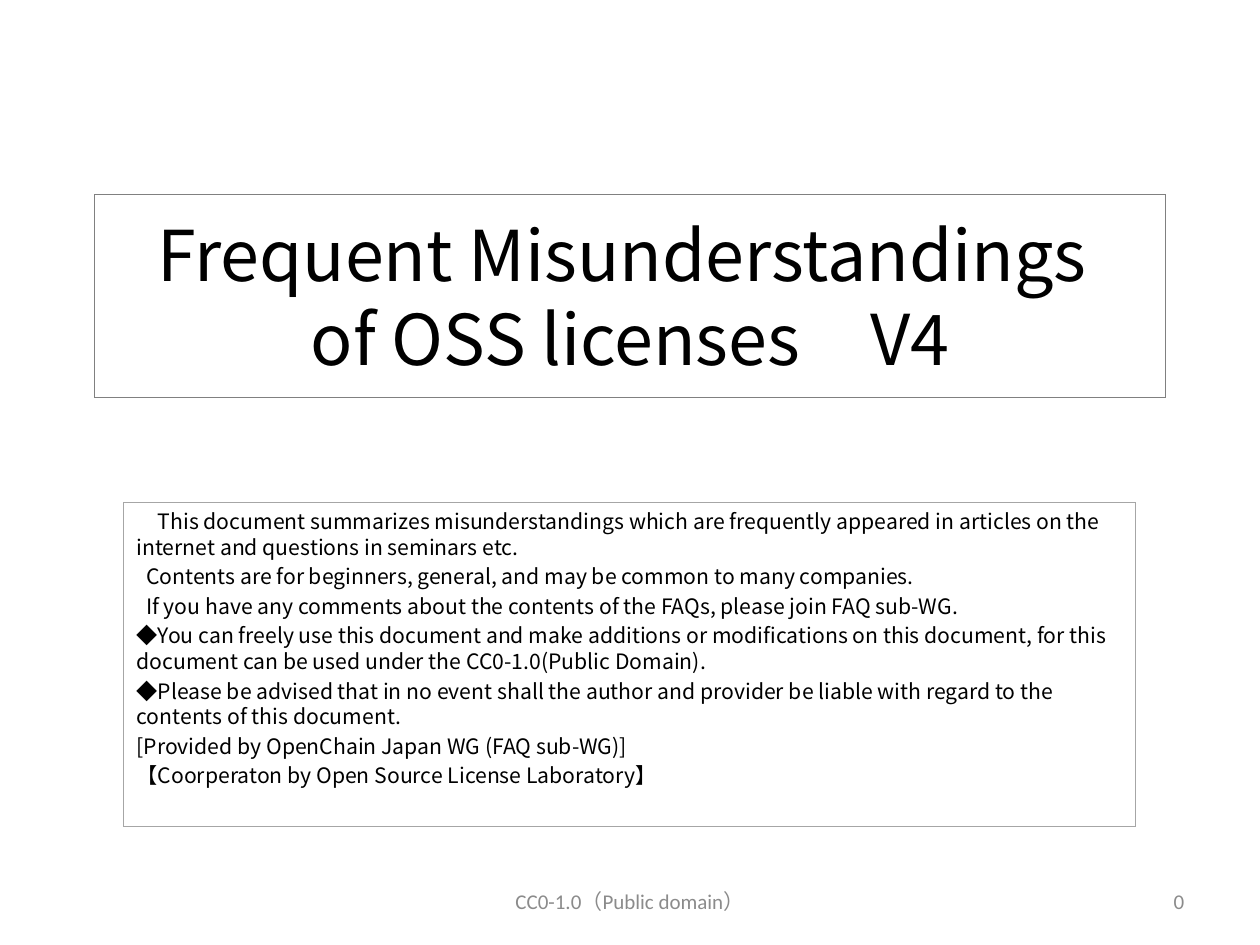
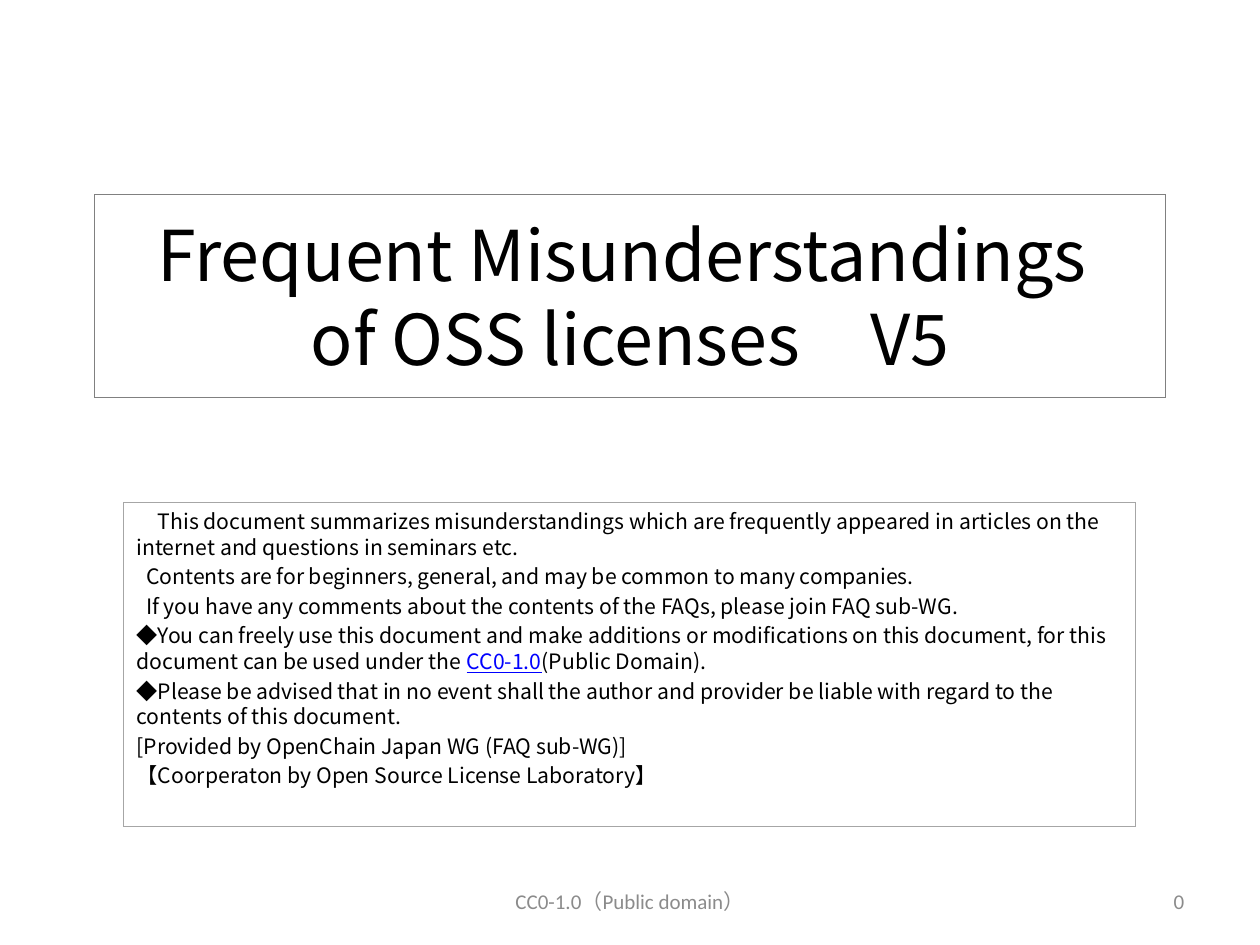
Before and after one commit to OpenChain-Project/OpenChain-JWG, a slide deck: slide 1 of Education_Material/FAQ/Misunderstandings_of_OSS_licenses_CC0.pptx. Drawn at 1260x945 pixels with LibreOffice and Linux fonts; fonts in the diff are those of the drawing. Boxes give left, top, right and bottom in pixels: in the first picture for what was removed or moved away, otherwise in the second. Text is boxed around its words. In the diff, an @@ line names an element or a change of style, - is before the commit and + after.

```diff
--- a/Education_Material/FAQ/Misunderstandings_of_OSS_licenses_CC0.pptx
+++ b/Education_Material/FAQ/Misunderstandings_of_OSS_licenses_CC0.pptx
@@ title at (x1=157, y1=225, x2=1087, y2=366): text changed @@
-Frequent Misunderstandings
-of OSS licenses V4
+Frequent Misunderstandings
+of OSS licenses V5
@@ subtitle at (x1=137, y1=625, x2=1107, y2=673): text colour #000000 to #0000FF, underline on in "CC0-1.0(Public" @@
```
Also in this commit, not shown: 17 other slides changed, 9 slides added.
